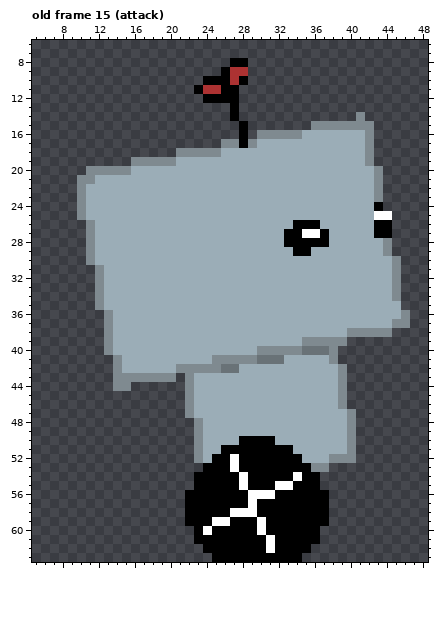
Pixel-art file, stored at assets/player_v2.aseprite. Above is the file before it was changed.
64x64 pixels, 21 frames. Shown: old frame 15 (attack): x 5..48, y 6..63. The commit also changed other frames, which this record leaves out.
After the commit:
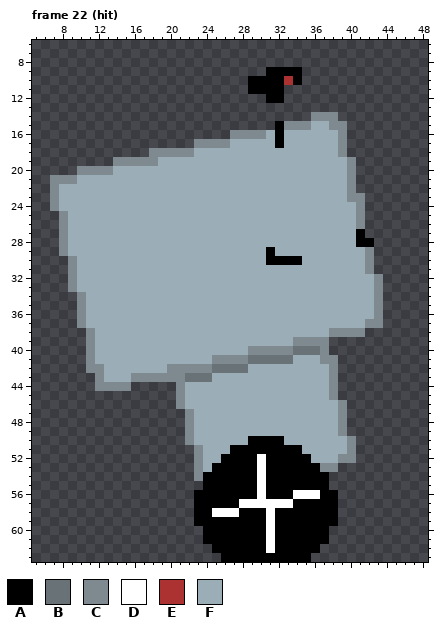
Palette (. is transparent): A #000000  B #697277  C #7f8a90  D #ffffff  E #ac3232  F #9badb7
A new or re-ordered frame is compared with the old frame closest to it.
Diff:
frames 21 -> 23
--- frame 22 (hit) is new; against old frame 15 (attack)
@@ x 5..48 @@
  7 ............................................
- 8 ......................AA....................
- 9 .....................AEE....................
-10 ...................AAAEA....................
-11 ..................AEEAA.....................
-12 ...................AAAA.....................
-13 ......................A.....................
-14 ......................A.............C.......
-15 .......................A.......CCCCCCC......
-16 .......................A.CCCCCFFFFFFFC......
-17 .....................CCACFFFFFFFFFFFFC......
-18 ................CCCCCFFFFFFFFFFFFFFFFC......
-19 ...........CCCCCFFFFFFFFFFFFFFFFFFFFFC......
-20 ......CCCCCFFFFFFFFFFFFFFFFFFFFFFFFFFFC.....
-21 .....CCFFFFFFFFFFFFFFFFFFFFFFFFFFFFFFFC.....
-22 .....CFFFFFFFFFFFFFFFFFFFFFFFFFFFFFFFFC.....
-23 .....CFFFFFFFFFFFFFFFFFFFFFFFFFFFFFFFFC.....
-24 .....CFFFFFFFFFFFFFFFFFFFFFFFFFFFFFFFFA.....
-25 .....CFFFFFFFFFFFFFFFFFFFFFFFFFFFFFFFFDD....
-26 ......CFFFFFFFFFFFFFFFFFFFFFFAAAFFFFFFAA....
-27 ......CFFFFFFFFFFFFFFFFFFFFFAADDAFFFFFAA....
-28 ......CFFFFFFFFFFFFFFFFFFFFFAAAAAFFFFFFC....
-29 ......CFFFFFFFFFFFFFFFFFFFFFFAAFFFFFFFFC....
-30 ......CFFFFFFFFFFFFFFFFFFFFFFFFFFFFFFFFFC...
-31 .......CFFFFFFFFFFFFFFFFFFFFFFFFFFFFFFFFC...
-32 .......CFFFFFFFFFFFFFFFFFFFFFFFFFFFFFFFFC...
-33 .......CFFFFFFFFFFFFFFFFFFFFFFFFFFFFFFFFC...
-34 .......CFFFFFFFFFFFFFFFFFFFFFFFFFFFFFFFFC...
-35 .......CFFFFFFFFFFFFFFFFFFFFFFFFFFFFFFFFF...
-36 ........CFFFFFFFFFFFFFFFFFFFFFFFFFFFFFFFFC..
-37 ........CFFFFFFFFFFFFFFFFFFFFFFFFFFFFFFFCC..
-38 ........CFFFFFFFFFFFFFFFFFFFFFFFFFFCCCCC....
-39 ........CFFFFFFFFFFFFFFFFFFFFFCCCCC.........
-40 ........CFFFFFFFFFFFFFFFFCCCCCBBBC..........
-41 .........CFFFFFFFFFFCCCCCBBBFFFFFC..........
-42 .........CFFFFFFCCCCCBBFFFFFFFFFFFC.........
-43 .........CCCCCCC.CFFFFFFFFFFFFFFFFC.........
-44 .........CC......CFFFFFFFFFFFFFFFFC.........
-45 .................CFFFFFFFFFFFFFFFFC.........
-46 .................CFFFFFFFFFFFFFFFFC.........
-47 .................CFFFFFFFFFFFFFFFFFC........
-48 ..................CFFFFFFFFFFFFFFFFC........
-49 ..................CFFFFFFFFFFFFFFFFC........
-50 ..................CFFFFAAAAFFFFFFFFC........
-51 ..................CFFAAAAAAAAFFFFFFC........
-52 ..................CFAADAAAAAAAFFFCCC........
-53 ...................AAADAAAAAAAACC...........
-54 ..................AAAAADAAAAADAA............
-55 ..................AAAAADAAADDAAA............
-56 .................AAAAAAADDDAAAAAA...........
-57 .................AAAAAAADAAAAAAAA...........
-58 .................AAAAADDDAAAAAAAA...........
-59 .................AAADDAAADAAAAAAA...........
-60 ..................ADAAAAADAAAAAA............
-61 ..................AAAAAAAADAAAAA............
-62 ...................AAAAAAADAAAA.............
-63 ....................AAAAAAAAAA..............
+ 8 ............................................
+ 9 ..........................AAAA..............
+10 ........................AAAAEA..............
+11 ........................AAAA................
+12 ..........................AA................
+13 ............................................
+14 ...............................CCC..........
+15 ...........................ACCCFFCC.........
+16 ......................CCCCFAFFFFFFC.........
+17 ..................CCCCFFFFFAFFFFFFC.........
+18 .............CCCCCFFFFFFFFFFFFFFFFC.........
+19 .........CCCCCFFFFFFFFFFFFFFFFFFFFFC........
+20 .....CCCCFFFFFFFFFFFFFFFFFFFFFFFFFFC........
+21 ..CCCFFFFFFFFFFFFFFFFFFFFFFFFFFFFFFC........
+22 ..CFFFFFFFFFFFFFFFFFFFFFFFFFFFFFFFFC........
+23 ..CFFFFFFFFFFFFFFFFFFFFFFFFFFFFFFFFCC.......
+24 ..CFFFFFFFFFFFFFFFFFFFFFFFFFFFFFFFFFC.......
+25 ...CFFFFFFFFFFFFFFFFFFFFFFFFFFFFFFFFC.......
+26 ...CFFFFFFFFFFFFFFFFFFFFFFFFFFFFFFFFC.......
+27 ...CFFFFFFFFFFFFFFFFFFFFFFFFFFFFFFFFA.......
+28 ...CFFFFFFFFFFFFFFFFFFFFFFFFFFFFFFFFAA......
+29 ...CFFFFFFFFFFFFFFFFFFFFFFAFFFFFFFFFFC......
+30 ....CFFFFFFFFFFFFFFFFFFFFFAAAAFFFFFFFC......
+31 ....CFFFFFFFFFFFFFFFFFFFFFFFFFFFFFFFFC......
+32 ....CFFFFFFFFFFFFFFFFFFFFFFFFFFFFFFFFFC.....
+33 ....CFFFFFFFFFFFFFFFFFFFFFFFFFFFFFFFFFC.....
+34 .....CFFFFFFFFFFFFFFFFFFFFFFFFFFFFFFFFC.....
+35 .....CFFFFFFFFFFFFFFFFFFFFFFFFFFFFFFFFC.....
+36 .....CFFFFFFFFFFFFFFFFFFFFFFFFFFFFFFFFC.....
+37 .....CFFFFFFFFFFFFFFFFFFFFFFFFFFFFFFFCC.....
+38 ......CFFFFFFFFFFFFFFFFFFFFFFFFFFCCCC.......
+39 ......CFFFFFFFFFFFFFFFFFFFFFFCCCC...........
+40 ......CFFFFFFFFFFFFFFFFFCCCCCBBBC...........
+41 ......CFFFFFFFFFFFFFCCCCBBBBBFFFCC..........
+42 ......CCFFFFFFFCCCCCBBBBFFFFFFFFFC..........
+43 .......CFFFCCCCCCBBBFFFFFFFFFFFFFC..........
+44 .......CCCC.....CFFFFFFFFFFFFFFFFC..........
+45 ................CFFFFFFFFFFFFFFFFC..........
+46 ................CFFFFFFFFFFFFFFFFFC.........
+47 .................CFFFFFFFFFFFFFFFFC.........
+48 .................CFFFFFFFFFFFFFFFFC.........
+49 .................CFFFFFFFFFFFFFFFFC.........
+50 .................CFFFFFFAAAAFFFFFFFC........
+51 ..................CFFFAAAAAAAAFFFFFC........
+52 ..................CFFAAAADAAAAAFFFCC........
+53 ..................CFAAAAADAAAAAACC..........
+54 ..................CAAAAAADAAAAAAA...........
+55 ...................AAAAAADAAAAAAA...........
+56 ..................AAAAAAADAAADDDAA..........
+57 ..................AAAAADDDDDDAAAAA..........
+58 ..................AADDDAAADAAAAAAA..........
+59 ..................AAAAAAAADAAAAAAA..........
+60 ...................AAAAAAADAAAAAA...........
+61 ...................AAAAAAADAAAAAA...........
+62 ....................AAAAAADAAAAA............
+63 .....................AAAAAAAAAA.............
